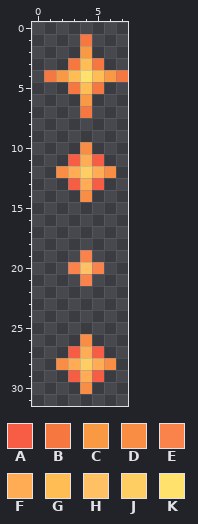
File history of a pixel-art sprite, src/main/resources/assets/spectrum/textures/particle/shimmerstone_sparkle_small.png. This is how it looked before the edit.
The file is 8x32 pixels.
Palette (. is transparent): A #f75d45  B #f77740  C #fa9944  D #fa8d44  E #fa824b  F #ffac54  G #ffbd54  H #ffc163  J #ffce63  K #ffe16b
The same view after the edit:
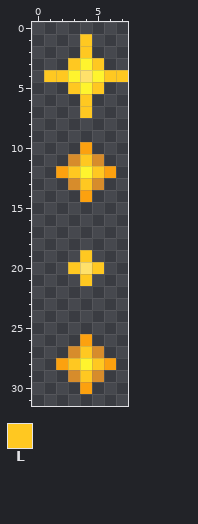
Colours new in this view: L #ffc821
Message: shimmerstone particles use the new shape, but retrofit colors
What changed:
{"colour":"A","old":"#f75d45","new":"#d78c2b"}
{"colour":"D","old":"#fa8d44","new":"#fca10f"}
{"colour":"G","old":"#ffbd54","new":"#fff42e"}
{"y":1,"x":4,"old":"B","new":"L"}
{"y":2,"x":4,"old":"C","new":"L"}
{"y":3,"x":3,"old":"B","new":"L"}
{"y":3,"x":5,"old":"B","new":"L"}
{"y":4,"x":1,"old":"BC","new":"LL"}
{"y":4,"x":6,"old":"CB","new":"LL"}
{"y":5,"x":3,"old":"B","new":"L"}
{"y":5,"x":5,"old":"B","new":"L"}
{"y":6,"x":4,"old":"C","new":"L"}
{"y":7,"x":4,"old":"B","new":"L"}
{"y":11,"x":4,"old":"F","new":"L"}
{"y":12,"x":3,"old":"FJF","new":"LGL"}
{"y":13,"x":4,"old":"F","new":"L"}
{"y":19,"x":4,"old":"E","new":"L"}
{"y":20,"x":3,"old":"EHE","new":"LKL"}
{"y":21,"x":4,"old":"E","new":"L"}
{"y":27,"x":4,"old":"F","new":"L"}
{"y":28,"x":3,"old":"FJF","new":"LGL"}
{"y":29,"x":4,"old":"F","new":"L"}
